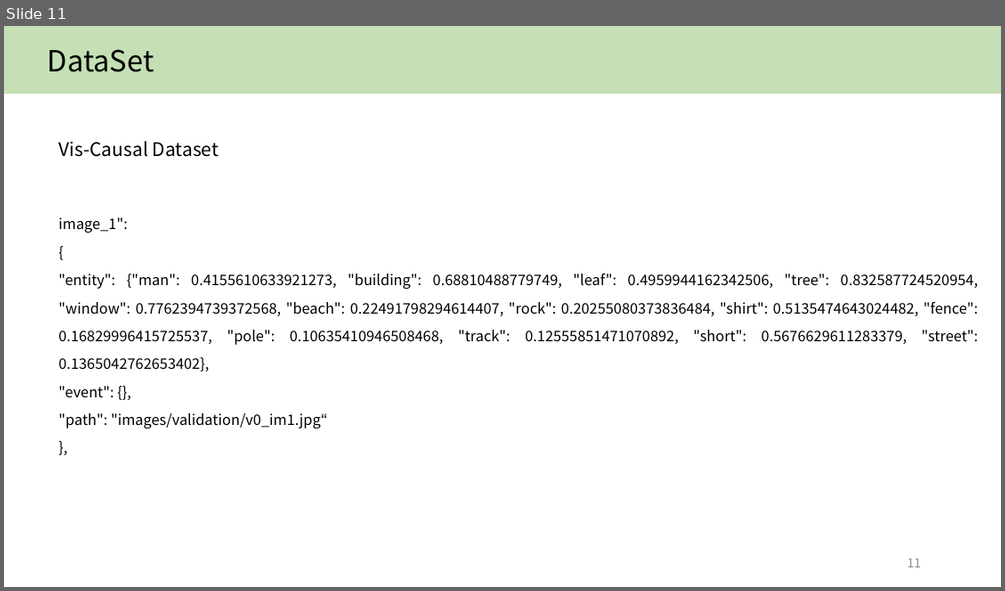
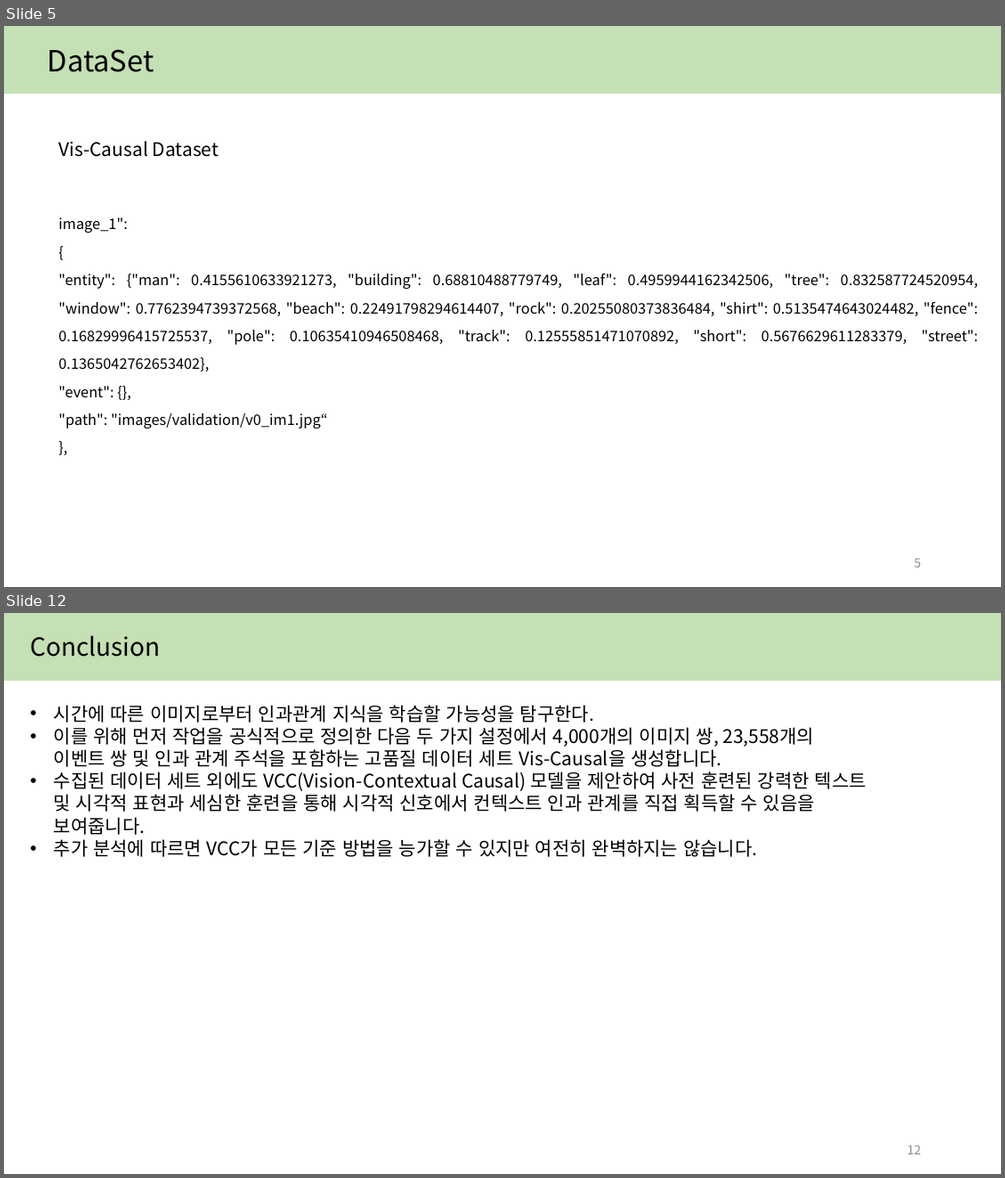
Before and after one commit to yejin087/study_image_caption, a slide deck: 3주차.pptx. Shown one above the other, each under a label of ours: slide 11 before the commit, slides 5 and 12 after it; the slides between them are not shown. The pictures are 1005x591 and 1005x1178 pixels, drawn with LibreOffice and Linux fonts; fonts in the diff are those of the drawing. Boxes give left, top, right and bottom in pixels: in the first picture for what was removed or moved away, otherwise in the second. Text is boxed around its words. In the diff, an @@ line names an element or a change of style, - is before the commit and + after.

Commit message:
0721
ppt 결과 분석 까지완료

```diff
--- a/3주차.pptx
+++ b/3주차.pptx
@@ slide 12 added at [4, 613, 1001, 1174], background #FFFFFF @@
@@ rectangle added at [4, 613, 1001, 681], fill #C5E0B4, outline #C5E0B4 1 pt @@
@@ text added at [30, 635, 160, 657], 24 pt, text #000000 @@
+Conclusion
@@ text added at [54, 705, 866, 857], 18 pt, text #000000 @@
+• 시간에 따른 이미지로부터 인과관계 지식을 학습할 가능성을 탐구한다.
+• 이를 위해 먼저 작업을 공식적으로 정의한 다음 두 가지 설정에서 4,000개의 이미지 쌍, 23,558개의 이벤트 쌍 및 인과 관계 주석을 포함하는 고품질 데이터 세트 Vis-Causal을 생성합니다.
+• 수집된 데이터 세트 외에도 VCC(Vision-Contextual Causal) 모델을 제안하여 사전 훈련된 강력한 텍스트 및 시각적 표현과 세심한 훈련을 통해 시각적 신호에서 컨텍스트 인과 관계를 직접 획득할 수 있음을 보여줍니다.
+• 추가 분석에 따르면 VCC가 모든 기준 방법을 능가할 수 있지만 여전히 완벽하지는 않습니다.
@@ page number added at [907, 1145, 922, 1154], 12 pt, text #8C8C8C @@
+12
@@ what was slide 11 is now slide 5 @@
@@ page number at [914, 558, 921, 567]: text changed @@
-11
+5
```
Also in this commit, not shown: 5 slides changed, 4 other slides added, 4 slides removed, 5 other files.
